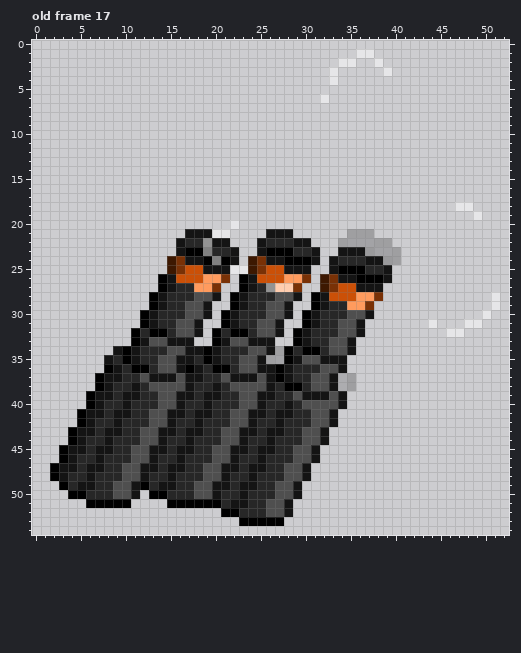
One commit to this pixel-art file: monsters/boss/syndicate_krokodyl/ase/mortars.ase. The first picture shows the starting point.
53x55 pixels, 20 frames. Shown: old frame 17. The commit also changed other frames, which this record leaves out.
And afterwards:
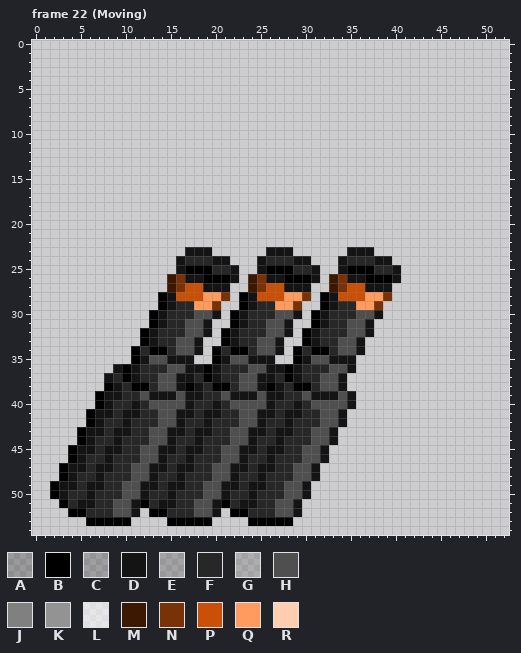
Palette (. is transparent): A #00000040  B #000000  C #14141440  D #141414  E #27272740  F #272727  G #4f4f4f40  H #4f4f4f  J #808080  K #939393  L #ffffff80  M #3d1801  N #793106  P #cb5007  Q #ff9b5e  R #ffcdaf
A new or re-ordered frame is compared with the old frame closest to it.
Difference:
frames 20 -> 23
layer "Reference" now hidden
--- frame 22 (Moving) is new; against old frame 17
@@ x 30..41 @@
  0 ............
- 1 ......LL....
- 2 ....LL..L...
- 3 ...L.....L..
- 4 ...L........
+ 1 ............
+ 2 ............
+ 3 ............
+ 4 ............
  5 ............
- 6 ..L.........
+ 6 ............
  7 ............
@@ x 0..52 @@
 17 .....................................................
-18 ...............................................LL....
-19 .................................................L...
-20 ......................L..............................
-21 .................DDDLL....DDD......CCC...............
-22 ................DFFKDD...DFFFDD...CEEECC.............
-23 ................DBBJFFD..DBBBFFD..DDDAEEC............
-24 ...............MNDDBJBD.MNDDBBBD.DFFFDDAC............
-25 ...............MNPPDDDLLMNPPDDD..DBBBFFD.............
-26 ..............BDPPPQQN.BDPPPQQN.MNDDBBBD.............
-27 ..............BDFFQQN..BDFKRRN..MNPPDDD..............
-28 .............BDFFFHHD.BDFFFHHD.BDPPPQQN............L.
-29 .............BDFFHHD..BDFFHHD..BDFFQQN.............L.
-30 ............BDFFFHHD.BDFFFHHD.BDFFFHHD............L..
-31 ............BDFFHHD..BDFFHHD..BDFFHHD.......L...LL...
-32 ...........BFBBFHHD.BFBBFHHD.BDFFFHHD.........LL.....
-33 ...........BDHHDDD..BDHHDDD..BDFFHHD.................
-34 .........DBDFFFHHDDBDFFFHHDCBFBBFHHD.................
-35 ........DFBDFFHHDDFBDFFHHDCEBDHHDDD..................
-36 ........BDFBBFHHDBDFBBFHHDDBDFFFHHD..................
-37 .......BDDFFHDDDHDDFFHDDDHDBDFFHHDGC.................
-38 .......BDFFDFHHHHDFFDFHHHHDFBBFHHDGC.................
-39 ......BDDFDDFFHHDDFDDFFHHDDFFHDDDHD..................
-40 ......BDFFDFFFHHDFFDFFFHHDFFDFHHHHD..................
-41 .....BDDFDDFFHHDDFDDFFHHDDFDDFFHHD...................
-42 .....BDFFDFFFHHDFFDFFFHHDFFDFFFHHD...................
-43 ....BDDFDDFFHHDDFDDFFHHDDFDDFFHHD....................
-44 ....BDFFDFFFHHDFFDFFFHHDFFDFFFHHD....................
-45 ...BDDFDDFFHHDDFDDFFHHDDFDDFFHHD.....................
-46 ...BDFFDFFFHHDFFDFFFHHDFFDFFFHHD.....................
-47 ..BDDFDDFFHHDDFDDFFHHDDFDDFFHHD......................
-48 ..BDFFDFFFHHDFFDFFFHHDFFDFFFHHD......................
-49 ...BFDDFFHHDBFDDFFHHDDFDDFFHHD.......................
-50 ....BBFFFHHD.BBFFFHHDFFDFFFHHD.......................
-51 ......BBBBB....BBBBBBFDDFFHHD........................
-52 .....................BBFFFHHD........................
-53 .......................BBBBB.........................
+18 .....................................................
+19 .....................................................
+20 .....................................................
+21 .....................................................
+22 .....................................................
+23 .................DDD......DDD......DDD...............
+24 ................DFFFDD...DFFFDD...DFFFDD.............
+25 ................DBBBFFD..DBBBFFD..DBBBFFD............
+26 ...............MNDDBBBD.MNDDBBBD.MNDDBBBD............
+27 ...............MNPPDDD..MNPPDDD..MNPPDDD.............
+28 ..............BDPPPQQN.BDPPPQQN.BDPPPQQN.............
+29 ..............BDFFQQN..BDFFQQN..BDFFQQN..............
+30 .............BDFFFHHD.BDFFFHHD.BDFFFHHD..............
+31 .............BDFFHHD..BDFFHHD..BDFFHHD...............
+32 ............BDFFFHHD.BDFFFHHD.BDFFFHHD...............
+33 ............BDFFHHD..BDFFHHD..BDFFHHD................
+34 ...........BFBBFHHD.BFBBFHHD.BFBBFHHD................
+35 ...........BDHHDDD..BDHHDDD..BDHHDDD.................
+36 .........DBDFFFHHDDBDFFFHHDDBDFFFHHD.................
+37 ........DFBDFFHHDDFBDFFHHDDFBDFFHHD..................
+38 ........BDFBBFHHDBDFBBFHHDBDFBBFHHD..................
+39 .......BDDFFHDDDHDDFFHDDDHDDFFHDDDHD.................
+40 .......BDFFDFHHHHDFFDFHHHHDFFDFHHHHD.................
+41 ......BDDFDDFFHHDDFDDFFHHDDFDDFFHHD..................
+42 ......BDFFDFFFHHDFFDFFFHHDFFDFFFHHD..................
+43 .....BDDFDDFFHHDDFDDFFHHDDFDDFFHHD...................
+44 .....BDFFDFFFHHDFFDFFFHHDFFDFFFHHD...................
+45 ....BDDFDDFFHHDDFDDFFHHDDFDDFFHHD....................
+46 ....BDFFDFFFHHDFFDFFFHHDFFDFFFHHD....................
+47 ...BDDFDDFFHHDDFDDFFHHDDFDDFFHHD.....................
+48 ...BDFFDFFFHHDFFDFFFHHDFFDFFFHHD.....................
+49 ..BDDFDDFFHHDDFDDFFHHDDFDDFFHHD......................
+50 ..BDFFDFFFHHDFFDFFFHHDFFDFFFHHD......................
+51 ...BFDDFFHHDBFDDFFHHDBFDDFFHHD.......................
+52 ....BBFFFHHD.BBFFFHHD.BBFFFHHD.......................
+53 ......BBBBB....BBBBB....BBBBB........................
 54 .....................................................
Boxes around the changes in both pictures, in picture pixels (x1, y1, x2, y2):
erased: (320, 49, 392, 103)
erased: (455, 202, 482, 220)
changed: (50, 220, 500, 526)
